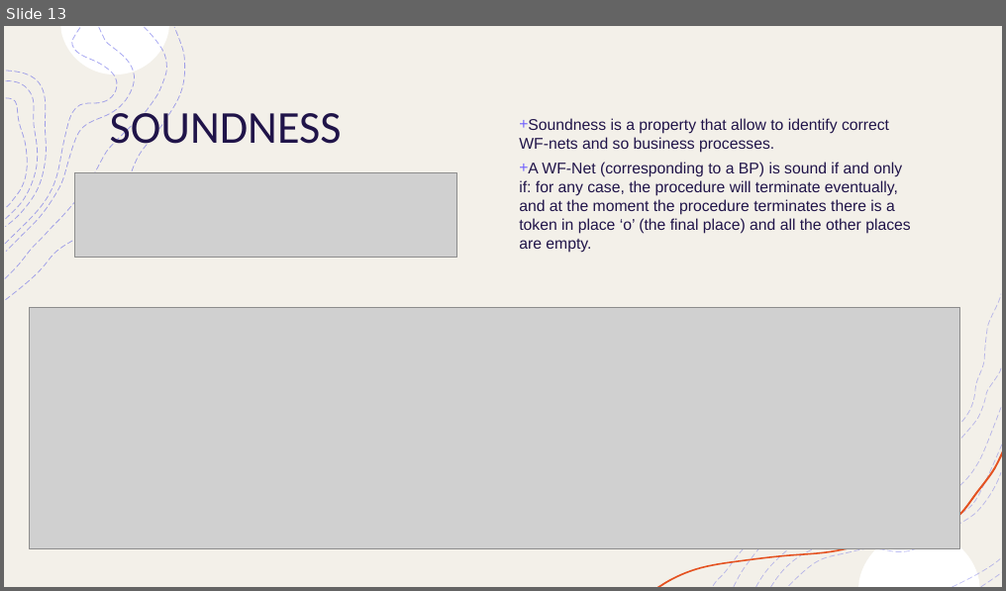
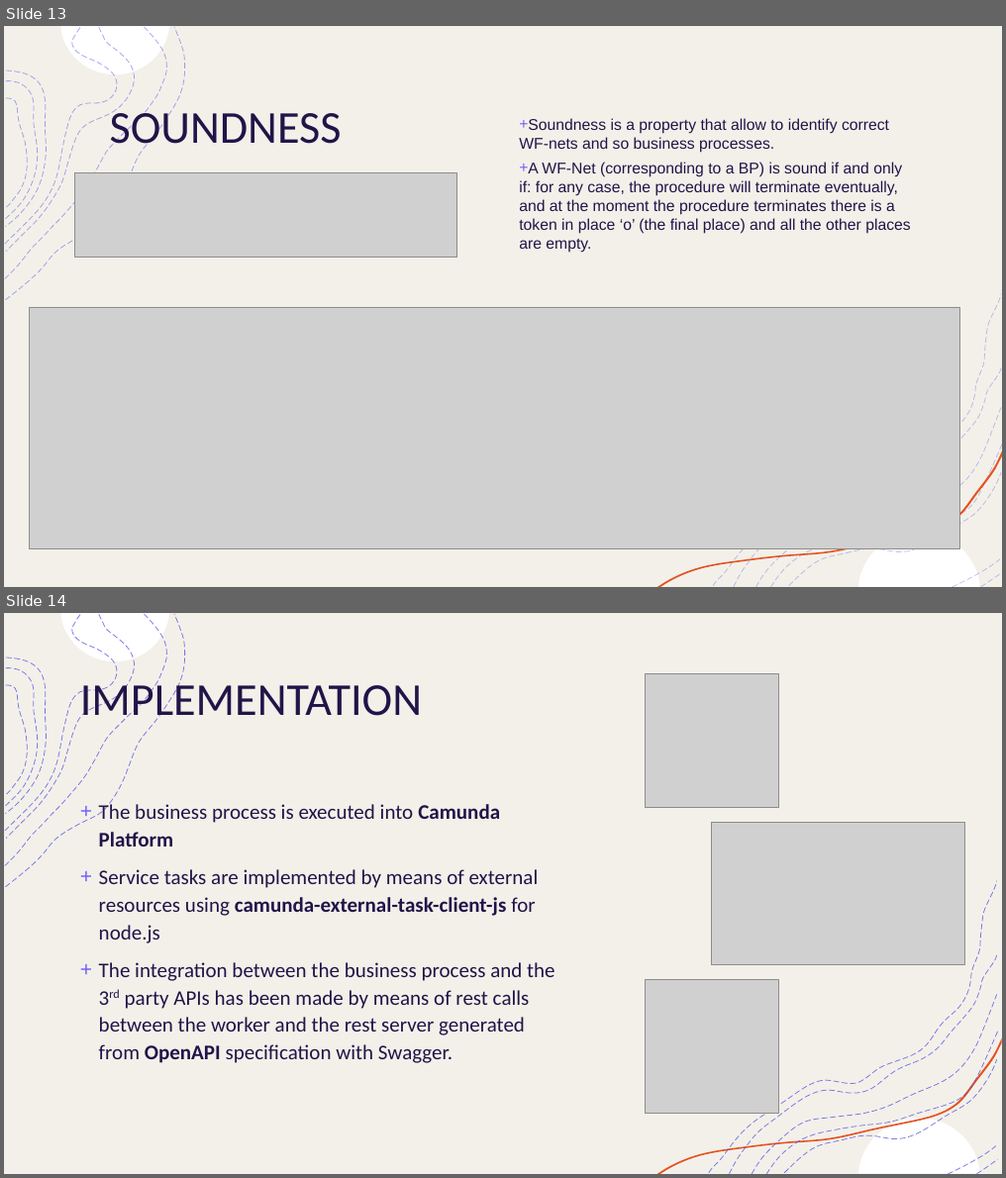
Before and after one commit to matteovisotto/PSD-FinalProject, a slide deck: Presentation/MANGIA TRANQUILLO.pptx. Shown one above the other, each under a label of ours: slide 13 before the commit, slides 13 and 14 after it. The pictures are 1006x591 and 1006x1178 pixels, drawn with LibreOffice and Linux fonts; fonts in the diff are those of the drawing; grey boxes stand for pictures. Boxes give left, top, right and bottom in pixels: in the first picture for what was removed or moved away, otherwise in the second. Text is boxed around its words. In the diff, an @@ line names an element or a change of style, - is before the commit and + after.

```diff
--- a/Presentation/MANGIA TRANQUILLO.pptx
+++ b/Presentation/MANGIA TRANQUILLO.pptx
@@ slide 14 added at (x1=4, y1=613, x2=1002, y2=1174), background #FFFFFF; not listed: 10 template elements that a slide beside it also shows @@
@@ rectangle added at (x1=4, y1=613, x2=1002, y2=1174), fill #F3F0E9, outline #F2F2F2 1 pt @@
@@ freeform shape added at (x1=60, y1=613, x2=169, y2=662), fill #FFFFFF @@
@@ group added at (x1=6, y1=615, x2=185, y2=887): 4 freeform shapes @@
@@ title added at (x1=80, y1=676, x2=422, y2=726), 44 pt, text #201449 @@
+IMPLEMENTATION
@@ picture added at (x1=645, y1=674, x2=778, y2=808) @@
@@ text added at (x1=99, y1=802, x2=555, y2=1063), 20 pt, text #201449 @@
++ The business process is executed into Camunda Platform
++ Service tasks are implemented by means of external resources using camunda-external-task-client-js for node.js
++ The integration between the business process and the 3rd party APIs has been made by means of rest calls between the worker and the rest server generated from OpenAPI specification with Swagger.
@@ picture added at (x1=712, y1=823, x2=964, y2=964) @@
@@ freeform shape added at (x1=709, y1=881, x2=997, y2=1173), outline #4D4EE6 0.75 pt dashed @@
@@ picture added at (x1=645, y1=980, x2=778, y2=1113) @@
@@ freeform shape added at (x1=785, y1=1059, x2=997, y2=1173), outline #4D4EE6 0.75 pt dashed @@
```
Also in this commit, not shown: 1 slide removed, 1 other file.
